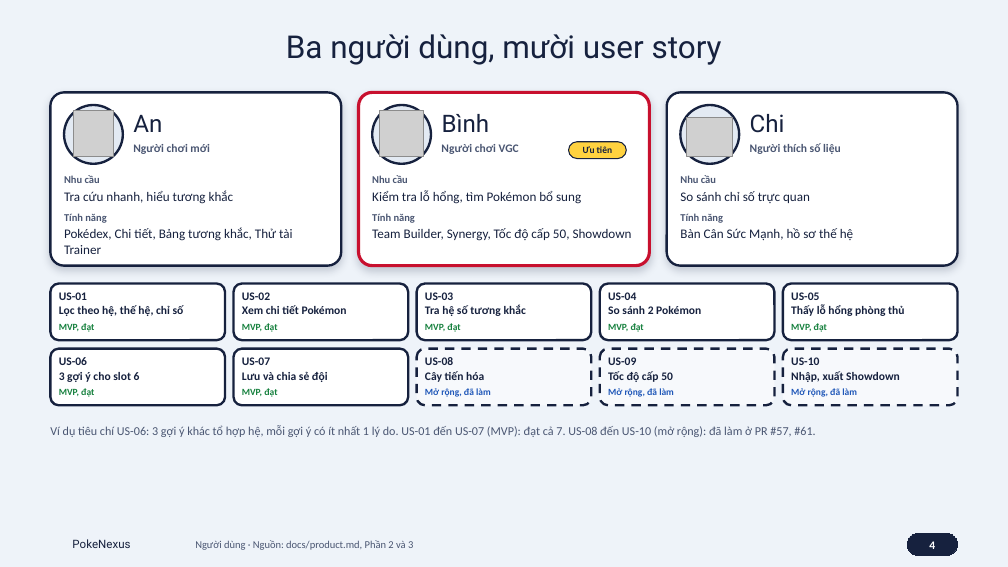
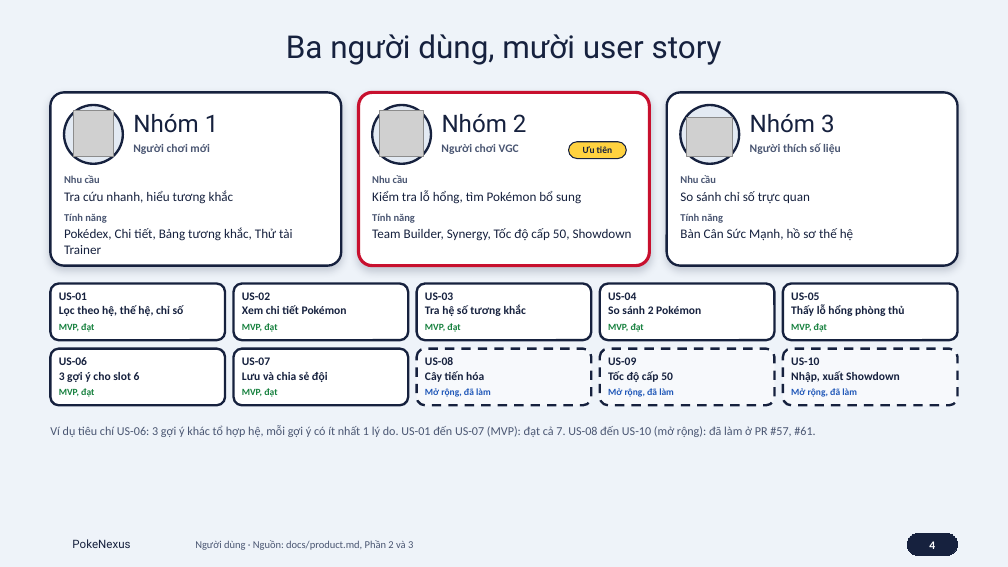
Before and after one commit to Nha-Cong-Dong/PokeNexus, a slide deck: slide 4 of docs/pitching/PokeNexus-Pitch.pptx. Drawn at 1008x567 pixels with LibreOffice and Linux fonts; fonts in the diff are those of the drawing; grey boxes stand for pictures; background and template pictures are left out. Boxes give left, top, right and bottom in pixels: in the first picture for what was removed or moved away, otherwise in the second. Text is boxed around its words. In the diff, an @@ line names an element or a change of style, - is before the commit and + after.

Commit message:
docs(docs): replace persona names with role names in docs and slides (#114)
**Mô tả**

Chủ dự án yêu cầu ngày 07/11 bỏ tên người (An, Bình, Chi) ở persona và
user story.

- `docs/product.md` 0.2, báo cáo `PokeNexus-BaoCao.docx`: persona dùng
tên vai trò; "Là An/Bình/Chi, tôi muốn..." thành "Là người chơi mới /
người chơi VGC / người thích số liệu, tôi muốn..." (13 chỗ mỗi file).
- Slide 4 (`slides.html`, `PokeNexus-Pitch.pptx`): tên thẻ thành "Nhóm
1, 2, 3", vai trò giữ ở dòng dưới; lời thoại "Nhóm một, hai, ba là...".
- File luyện tập 0.4: lời thoại slide 4 khớp slide; bảng thời gian tính
lại (thêm 3 từ, tổng 2.114 từ, khoảng 15:06); `PLAN.md` cập nhật ước
lượng.
- Tên tác giả ở bìa và báo cáo giữ nguyên.

**Issue liên quan**

Closes #113

**Loại thay đổi**

- [ ] Tính năng mới (`feat`)
- [ ] Sửa lỗi (`fix`)
- [x] Tài liệu (`docs`)
- [ ] Tái cấu trúc (`refactor`)
- [ ] Cấu hình, CI, phụ thuộc (`chore`, `ci`)

**Cách kiểm thử**

- Quét toàn repo (`.md`, `.html`, mã nguồn, XML trong `.pptx`, `.docx`):
0 tên persona còn lại.
- Script tính bảng thời gian tái tạo đúng bảng cũ trước khi áp số mới;
16 tiêu đề kịch bản (slide 4-19) cập nhật mốc giờ.
- Slide 4 HTML chụp lại: không tràn. PPTX, DOCX: XML hợp lệ, file zip
toàn vẹn; chưa render bằng PowerPoint hay Word.

**Ảnh chụp màn hình**

Không đổi giao diện ứng dụng.

**Checklist**

- [ ] CI xanh
- [ ] Đã thêm hoặc cập nhật test cho logic mới
- [x] Đã cập nhật tài liệu liên quan (`docs/api.md`,
`docs/database.md`...)
- [x] Không có bí mật hay file `.env` trong thay đổi
- [ ] Đã kiểm tra giao diện ở chiều rộng 375 px (nếu có thay đổi giao
diện)

```diff
--- a/docs/pitching/PokeNexus-Pitch.pptx
+++ b/docs/pitching/PokeNexus-Pitch.pptx
@@ text at box(133, 114, 219, 133): text changed @@
-An
+Nhóm 1
@@ text at box(442, 114, 527, 133): text changed @@
-Bình
+Nhóm 2
@@ text at box(750, 114, 835, 133): text changed @@
-Chi
+Nhóm 3
```
Also in this commit, not shown: 6 other files.
